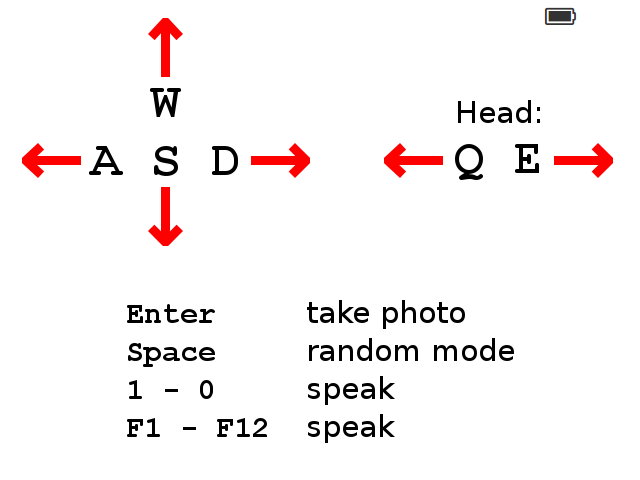
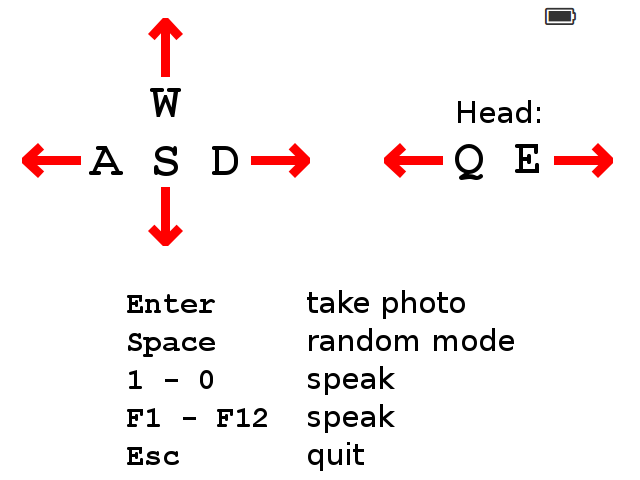
Two versions of the same layered image (640 × 480). Layer-by-layer changes:
painted on "Enter take photo ..." over [127, 290, 514, 471]
